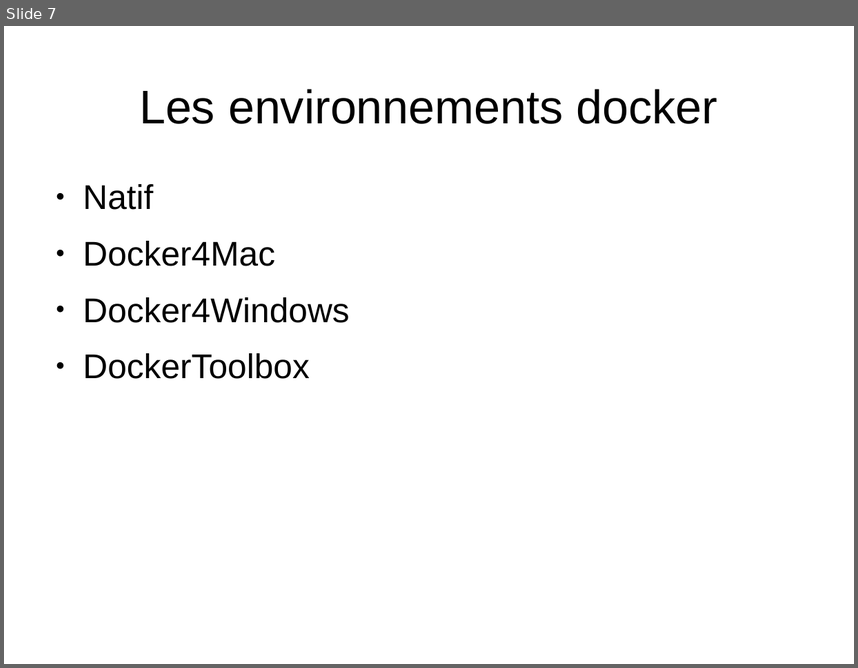
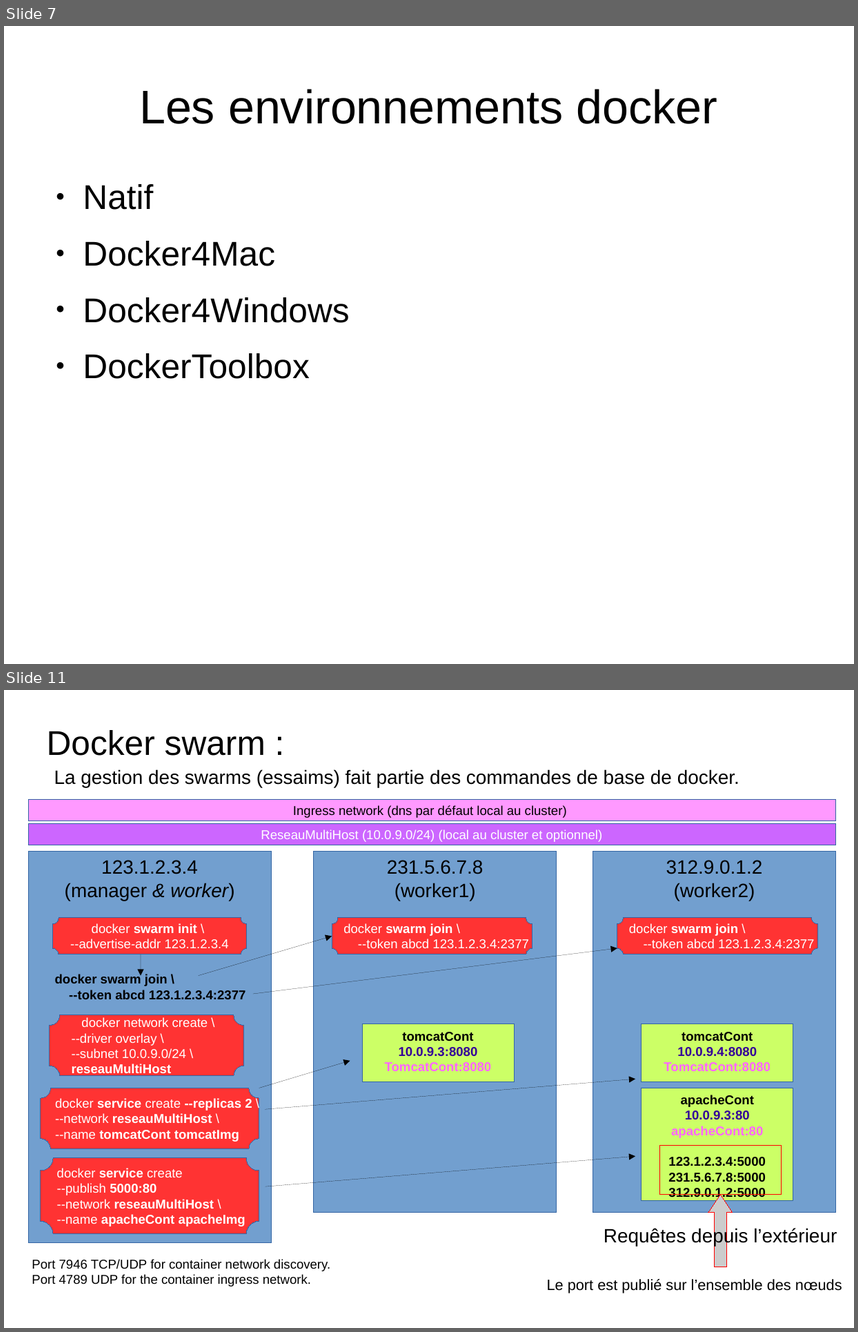
Before and after one commit to charleshuber/4t, a slide deck: presentation_smb215.odp. Shown one above the other, each under a label of ours: slide 7 before the commit, slides 7 and 11 after it; the slides between them are not shown. The pictures are 858x668 and 858x1332 pixels, drawn with LibreOffice and Linux fonts; fonts in the diff are those of the drawing. Boxes give left, top, right and bottom in pixels: in the first picture for what was removed or moved away, otherwise in the second. Text is boxed around its words. In the diff, an @@ line names an element or a change of style, - is before the commit and + after.

Commit message:
demo docker

```diff
--- a/presentation_smb215.odp
+++ b/presentation_smb215.odp
@@ slide 11 added at bbox=[4, 690, 854, 1328], background #FFFFFF @@
@@ subtitle added at bbox=[47, 730, 266, 756], 32 pt, text #000000 @@
+Docker swarm :
@@ text added at bbox=[54, 769, 740, 787], 18 pt, text #000000 @@
+La gestion des swarms (essaims) fait partie des commandes de base de docker.
@@ rectangle added at bbox=[28, 800, 835, 821], fill #FF99FF, outline #3465A4 0 pt, 12 pt, text #000000 @@
+Ingress network (dns par défaut local au cluster)
@@ rectangle added at bbox=[28, 823, 835, 845], fill #CC66FF, outline #3465A4 0 pt, 12 pt, text #FFFFFF @@
+ReseauMultiHost (10.0.9.0/24) (local au cluster et optionnel)
@@ rectangle added at bbox=[28, 851, 271, 1243], fill #729FCF, outline #3465A4 0 pt, 18 pt, text #000000 @@
+123.1.2.3.4
+(manager & worker)
@@ rectangle added at bbox=[314, 851, 557, 1213], fill #729FCF, outline #3465A4 0 pt, 18 pt, text #000000 @@
+231.5.6.7.8
+(worker1)
@@ rectangle added at bbox=[593, 851, 836, 1213], fill #729FCF, outline #3465A4 0 pt, 18 pt, text #000000 @@
+312.9.0.1.2
+(worker2)
@@ freeform shape added at bbox=[52, 918, 247, 954], fill #FF3333, outline #3465A4 0 pt, 12 pt, text #FFFFFF @@
+docker swarm init \
+--advertise-addr 123.1.2.3.4
@@ arrow added from (199, 976) to (332, 936), #000000 0 pt @@
@@ freeform shape added at bbox=[332, 918, 533, 954], fill #FF3333, outline #3465A4 0 pt, 12 pt, text #FFFFFF @@
+docker swarm join \
+--token abcd 123.1.2.3.4:2377
@@ freeform shape added at bbox=[617, 918, 818, 954], fill #FF3333, outline #3465A4 0 pt, 12 pt, text #FFFFFF @@
+docker swarm join \
+--token abcd 123.1.2.3.4:2377
@@ arrow added from (141, 954) to (141, 976), #000000 0 pt @@
@@ arrow added from (253, 994) to (617, 949), #000000 0 pt @@
@@ text added at bbox=[55, 974, 246, 1000], 12 pt, text #000000, bold @@
+docker swarm join \
+--token abcd 123.1.2.3.4:2377
@@ freeform shape added at bbox=[50, 1015, 244, 1076], fill #FF3333, outline #3465A4 0 pt, 12 pt, text #FFFFFF @@
+docker network create \
+--driver overlay \
+--subnet 10.0.9.0/24 \
+reseauMultiHost
@@ rectangle added at bbox=[363, 1024, 515, 1082], fill #CCFF66, outline #3465A4 0 pt, 12 pt, text #FF66FF, bold @@
+tomcatCont
+10.0.9.3:8080
+TomcatCont:8080
@@ rectangle added at bbox=[642, 1024, 794, 1082], fill #CCFF66, outline #3465A4 0 pt, 12 pt, text #FF66FF, bold @@
+tomcatCont
+10.0.9.4:8080
+TomcatCont:8080
@@ arrow added from (259, 1088) to (350, 1061), #000000 0 pt @@
@@ arrow added from (266, 1109) to (636, 1078), #000000 0 pt @@
@@ freeform shape added at bbox=[41, 1088, 259, 1149], fill #FF3333, outline #3465A4 0 pt, 12 pt, text #FFFFFF, bold @@
+docker service create --replicas 2 \
+--network reseauMultiHost \
+--name tomcatCont tomcatImg
@@ rectangle added at bbox=[642, 1088, 794, 1201], fill #CCFF66, outline #3465A4 0 pt, 12 pt, text #000000, bold @@
+apacheCont
+10.0.9.3:80
+apacheCont:80
+123.1.2.3.4:5000
+231.5.6.7.8:5000
+312.9.0.1.2:5000
@@ freeform shape added at bbox=[41, 1157, 259, 1233], fill #FF3333, outline #3465A4 0 pt, 12 pt, text #FFFFFF, bold @@
+docker service create
+--publish 5000:80
+--network reseauMultiHost \
+--name apacheCont apacheImg
@@ arrow added from (266, 1186) to (636, 1156), #000000 0 pt @@
@@ rectangle added at bbox=[660, 1146, 781, 1194], outline #FF0000 0 pt @@
@@ up arrow added at bbox=[708, 1194, 732, 1267], fill #CCCCCC, outline #FF0000 0 pt, 18 pt, text #000000 @@
+Requêtes depuis l’extérieur
@@ text added at bbox=[32, 1259, 330, 1286], 12 pt, text #000000 @@
+Port 7946 TCP/UDP for container network discovery.
+Port 4789 UDP for the container ingress network.
@@ text added at bbox=[547, 1279, 842, 1293], 14 pt, text #000000 @@
+Le port est publié sur l’ensemble des nœuds
```
Also in this commit, not shown: 3 slides changed, 3 other slides added, 2 slides removed, 1 other file.
